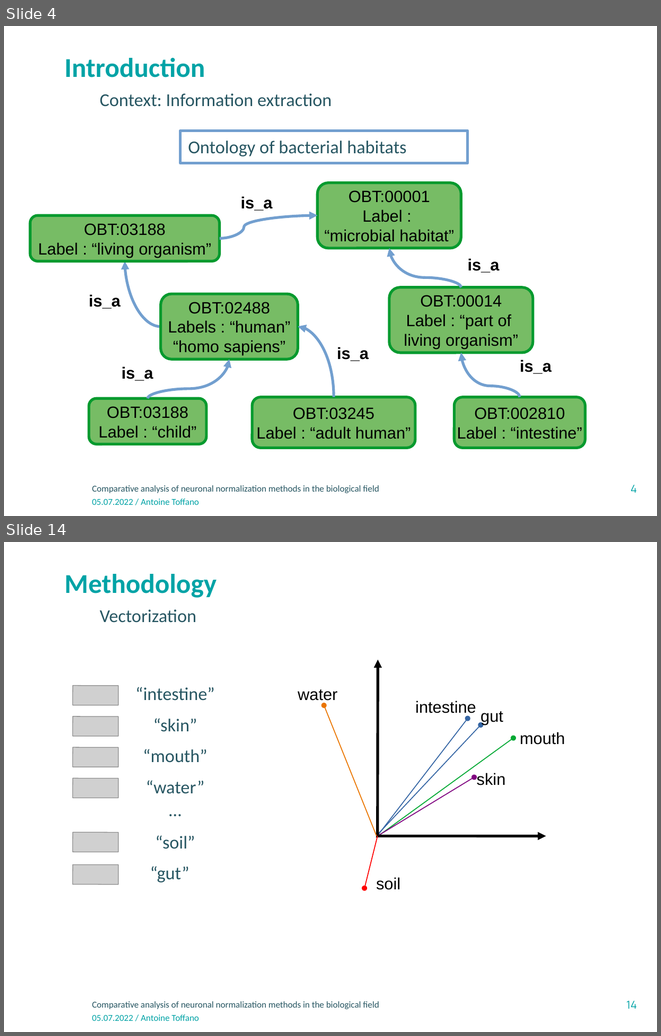
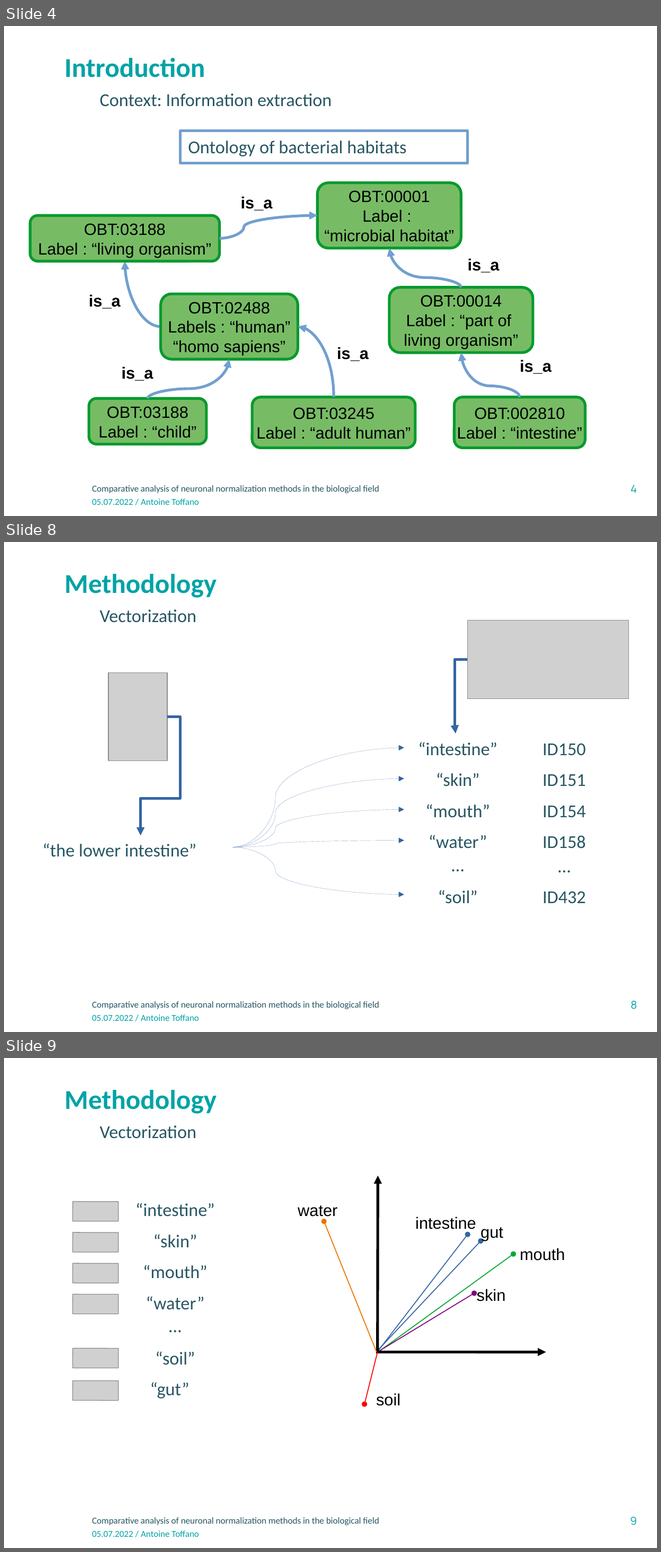
Before and after one commit to atoffano/entity-norm, a slide deck: Presentation-INRAE-format classique_v3.odp. Shown one above the other, each under a label of ours: slides 4 and 14 before the commit, slides 4, 8 and 9 after it; the slides between them are not shown. The pictures are 661x1036 and 661x1552 pixels, drawn with LibreOffice and Linux fonts; fonts in the diff are those of the drawing; grey boxes stand for pictures; background and template pictures are left out. Boxes give left, top, right and bottom in pixels: in the first picture for what was removed or moved away, otherwise in the second. Text is boxed around its words. In the diff, an @@ line names an element or a change of style, - is before the commit and + after.

Commit message:
standardize + starting method loaders

```diff
--- a/Presentation-INRAE-format classique_v3.odp
+++ b/Presentation-INRAE-format classique_v3.odp
@@ slide 8 added at box(4, 542, 657, 1032), background #FFFFFF; not listed: 3 template elements that a slide beside it also shows @@
@@ text added at box(64, 574, 217, 598), 30 pt, text #00A3A6, bold @@
+Methodology
@@ text added at box(100, 609, 196, 623), 20 pt, text #275662 @@
+Vectorization
@@ picture added at box(468, 620, 629, 699) @@
@@ rectangle added at box(309, 632, 330, 655), fill #FFFFFF, outline #FFFFFF 0 pt @@
@@ rectangle added at box(310, 662, 330, 686), fill #FFFFFF, outline #FFFFFF 0 pt @@
@@ elbow arrow added from (468, 660) to (456, 733), #3465A4 3 pt @@
@@ picture added at box(108, 672, 167, 761) @@
@@ rectangle added at box(309, 693, 330, 717), fill #FFFFFF, outline #FFFFFF 0 pt @@
@@ elbow arrow added from (167, 717) to (140, 835), #3465A4 3 pt @@
@@ rectangle added at box(309, 723, 330, 748), fill #FFFFFF, outline #FFFFFF 0 pt @@
@@ curved arrow added from (232, 847) to (404, 748), #3465A4 0 pt @@
@@ text added at box(418, 742, 497, 903), 20 pt, text #275662 @@
+“intestine”
+“skin”
+“mouth”
+“water”
+…
+“soil”
@@ text added at box(542, 743, 586, 903), 20 pt, text #275662 @@
+ID150
+ID151
+ID154
+ID158
+...
+ID432
@@ curved arrow added from (232, 847) to (404, 778), #3465A4 0 pt @@
@@ curved arrow added from (232, 847) to (404, 809), #3465A4 0 pt @@
@@ text added at box(43, 843, 196, 857), 20 pt, text #275662 @@
+“the lower intestine”
@@ curved arrow added from (232, 847) to (404, 840), #3465A4 0 pt @@
@@ curved arrow added from (232, 847) to (404, 894), #3465A4 0 pt @@
@@ what was slide 14 is now slide 9 @@
@@ page number at box(630, 1516, 637, 1525): text changed @@
-14
+9
```
Also in this commit, not shown: 13 slides changed, 1 slide removed, 3 other files.
